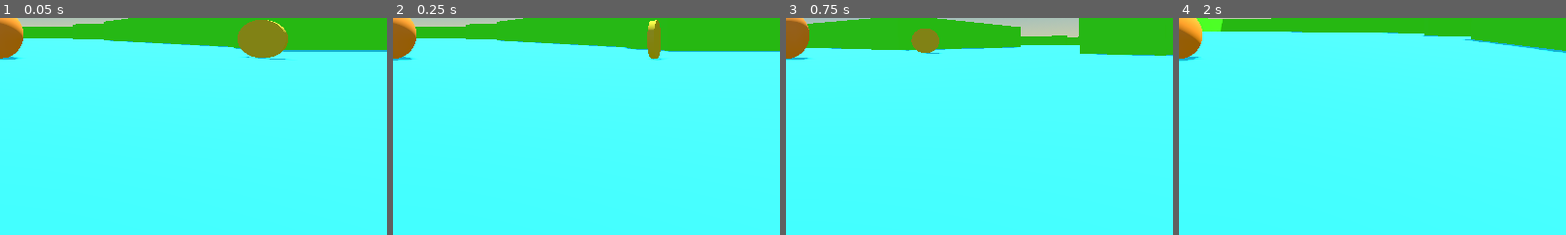
Above: before the commit, frames 1-4 (left to right).
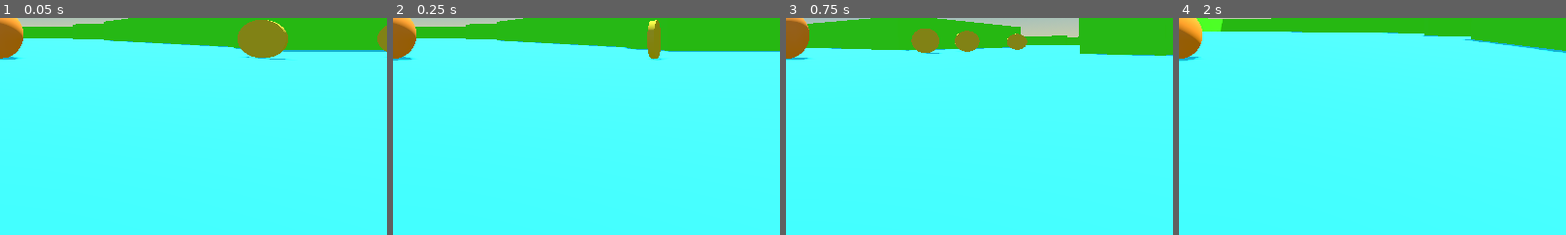
Above: after the commit, the same moments.

Repository: gutierrezArmando/test-01
Game: Godot game, scene res://test.tscn
The game is run twice, just before and just after one commit, with the same random seed, the same clock (stepped at 60 frames per second) and the same inputs.
Inputs (mouse positions are % of the whole screen's width and height, from its top left):
- Up to frame 1 (0.05 s): no input
- Up to frame 2 (0.25 s): no input
- Up to frame 3 (0.75 s): move the mouse to (55, 50) at 0.52 s; hold W (move_up) from 0.53 s (still down)
- Up to frame 4 (2 s): keep holding W (move_up); move the mouse to (45, 50) at 1.27 s
The pictures show only the part of the screen within x 50-100%, y 46-96%; the shares and areas given below are measured in that part.

The runs differ from the first frame. In frame 1, 0.2% of the frame differs, in the area x 97-100%, y 3-19%; in frame 2, nothing differs; in frame 3, 0.8%, in the area x 43-63%, y 5-16%; in frame 4, nothing differs.

Commit message:
implementacion de audio con patron Singleton

Diff:
--- /dev/null
+++ b/autoloads/SoundManager.tscn
@@ -0,0 +1,10 @@
+[gd_scene load_steps=3 format=3 uid="uid://cqkwadjflh64d"]
+
+[ext_resource type="Script" uid="uid://bkom5unlu3cwn" path="res://autoloads/sound_manager.gd" id="1_rdciy"]
+[ext_resource type="AudioStream" uid="uid://msst1pkvjorb" path="res://autoloads/Pickup_Coin12.ogg" id="2_wglkn"]
+
+[node name="Node" type="Node"]
+script = ExtResource("1_rdciy")
+
+[node name="AudioStreamPlayer" type="AudioStreamPlayer" parent="."]
+stream = ExtResource("2_wglkn")
--- /dev/null
+++ b/autoloads/sound_manager.gd
@@ -0,0 +1,19 @@
+extends Node
+
+@onready var audio_stream_player: AudioStreamPlayer = $AudioStreamPlayer
+
+
+# Called when the node enters the scene tree for the first time.
+func _ready() -> void:
+	pass # Replace with function body.
+
+
+# Called every frame. 'delta' is the elapsed time since the previous frame.
+func _process(delta: float) -> void:
+	pass
+
+func play_coin_sound():
+	var new_player = audio_stream_player.duplicate()
+	add_child(new_player)
+	new_player.play()
+	new_player.finished.connect(new_player.queue_free)
--- a/coins/coin_collected.gd
+++ b/coins/coin_collected.gd
@@ -1,7 +1,6 @@
 extends Area3D
 @export var rotation_speed: float
 
-signal coinCollected
 
 # Called when the node enters the scene tree for the first time.
 func _ready() -> void:
@@ -15,7 +14,7 @@
 
 func _on_body_entered(body: Node3D) -> void:
 	if body.is_in_group("Player"):
-		emit_signal("coinCollected")
+		SoundManager.play_coin_sound()
 		queue_free()
 """
 	if body is Player:
--- a/project.godot
+++ b/project.godot
@@ -14,6 +14,10 @@
 run/main_scene="uid://p5py6j4k0oo3"
 config/features=PackedStringArray("4.5", "GL Compatibility")
 config/icon="res://icon.svg"
+
+[autoload]
+
+SoundManager="*res://autoloads/SoundManager.tscn"
 
 [input]
 
--- a/test.tscn
+++ b/test.tscn
@@ -196,3 +196,11 @@
 [node name="CoinCollected" parent="." instance=ExtResource("2_8uh7m")]
 transform = Transform3D(1, 0, 0, 0, 1, 0, 0, 0, 1, 14.58375, 1.8525846, 0)
 rotation_speed = 0.15
+
+[node name="CoinCollected2" parent="." instance=ExtResource("2_8uh7m")]
+transform = Transform3D(1, 0, 0, 0, 1, 0, 0, 0, 1, 16.095098, 1.8525846, 0)
+rotation_speed = 0.15
+
+[node name="CoinCollected3" parent="." instance=ExtResource("2_8uh7m")]
+transform = Transform3D(1, 0, 0, 0, 1, 0, 0, 0, 1, 18.95513, 1.8525846, 0)
+rotation_speed = 0.15
Not shown, added: autoloads/Pickup_Coin12.ogg.import
Not shown, added: autoloads/sound_manager.gd.uid
Not shown, added: autoloads/Pickup_Coin12.ogg
